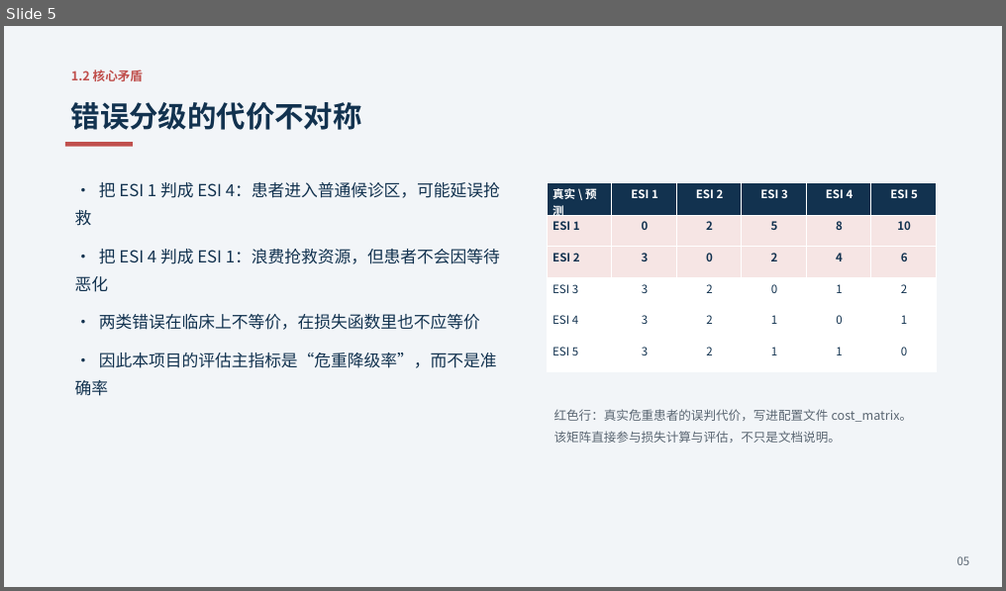
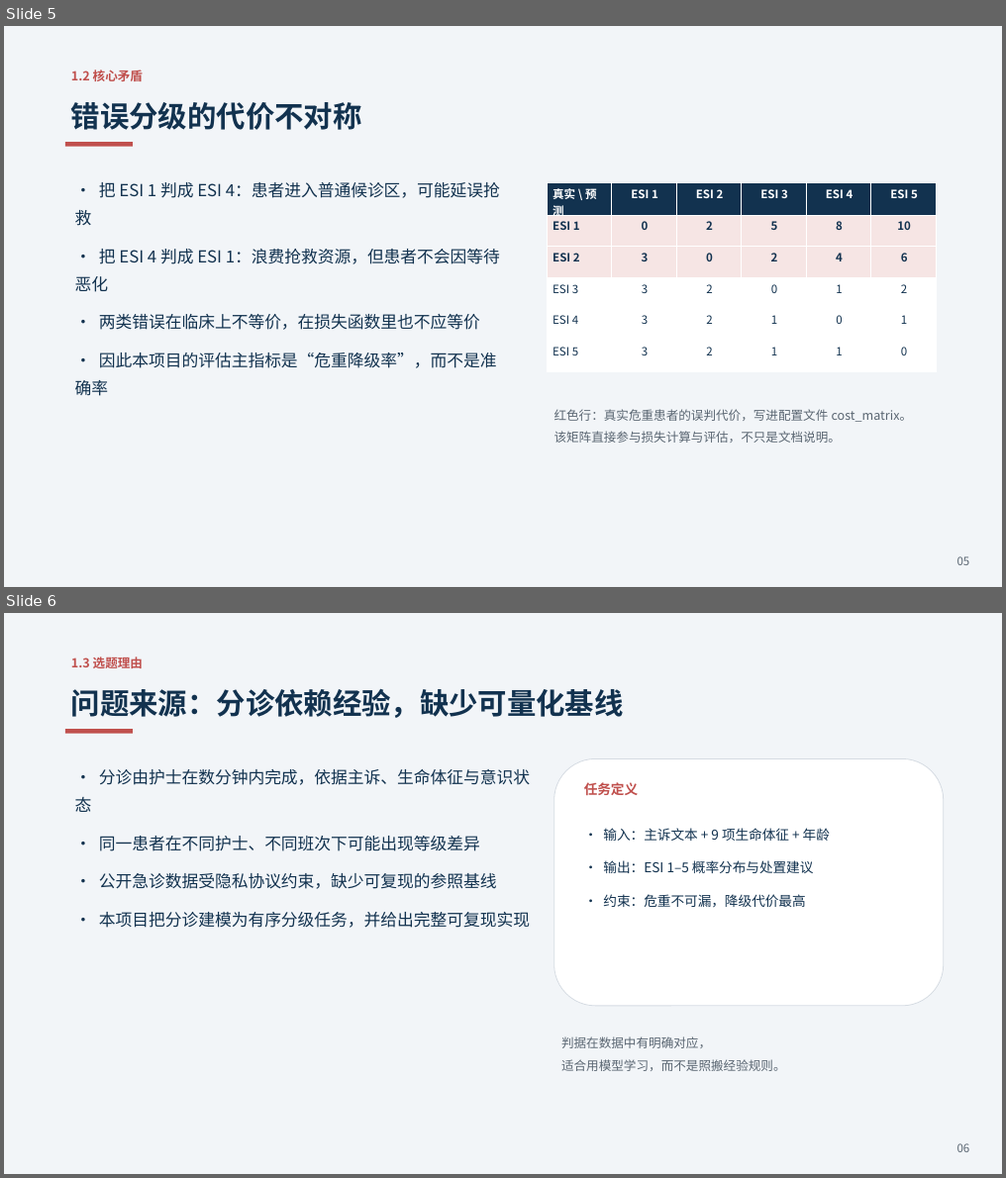
Before and after one commit to czx352/emergency-triage, a slide deck: docs/答辩.pptx. Shown one above the other, each under a label of ours: slide 5 before the commit, slides 5 and 6 after it. The pictures are 1006x591 and 1006x1178 pixels, drawn with LibreOffice and Linux fonts; fonts in the diff are those of the drawing. Boxes give left, top, right and bottom in pixels: in the first picture for what was removed or moved away, otherwise in the second. Text is boxed around its words. In the diff, an @@ line names an element or a change of style, - is before the commit and + after.

Commit message:
重写选题背景，按独立课题表述
- 报告/PPT 的问题来源改为"分诊依赖经验、缺少可量化基线"，不再引用外部项目
- 第 5.3 节由"与原项目对比"改为"异常路径与可用性"表，内容为实测返回码
- 同步更新 README、报告大纲与模块 docstring

```diff
--- a/docs/答辩.pptx
+++ b/docs/答辩.pptx
@@ slide 6 added at bbox=[4, 613, 1002, 1174], background #FFFFFF @@
@@ rectangle added at bbox=[4, 613, 1002, 1174], fill #F2F5F8 @@
@@ text added at bbox=[71, 657, 143, 668], 12 pt, text #C0504D, bold @@
+1.3 选题理由
@@ text added at bbox=[71, 689, 624, 718], 28 pt, text #12324F, bold @@
+问题来源：分诊依赖经验，缺少可量化基线
@@ rectangle added at bbox=[65, 729, 133, 734], fill #C0504D @@
@@ rounded rectangle added at bbox=[554, 759, 944, 1006], fill #FFFFFF, outline #D5DBE2 0.75 pt @@
@@ text added at bbox=[75, 769, 530, 928], 16 pt, text #12324F @@
+• 分诊由护士在数分钟内完成，依据主诉、生命体征与意识状态
+• 同一患者在不同护士、不同班次下可能出现等级差异
+• 公开急诊数据受隐私协议约束，缺少可复现的参照基线
+• 本项目把分诊建模为有序分级任务，并给出完整可复现实现
@@ text added at bbox=[584, 782, 638, 795], 13 pt, text #C0504D, bold @@
+任务定义
@@ text added at bbox=[603, 828, 830, 908], 13 pt, text #12324F @@
+• 输入：主诉文本 + 9 项生命体征 + 年龄
+• 输出：ESI 1–5 概率分布与处置建议
+• 约束：危重不可漏，降级代价最高
@@ text added at bbox=[561, 1037, 786, 1071], 12 pt, text #5A6672 @@
+判据在数据中有明确对应，
+适合用模型学习，而不是照搬经验规则。
@@ text added at bbox=[957, 1144, 970, 1153], 11 pt, text #5A6672 @@
+06
```
Also in this commit, not shown: 1 slide changed, 1 other slide added, 2 slides removed, 9 other files.
